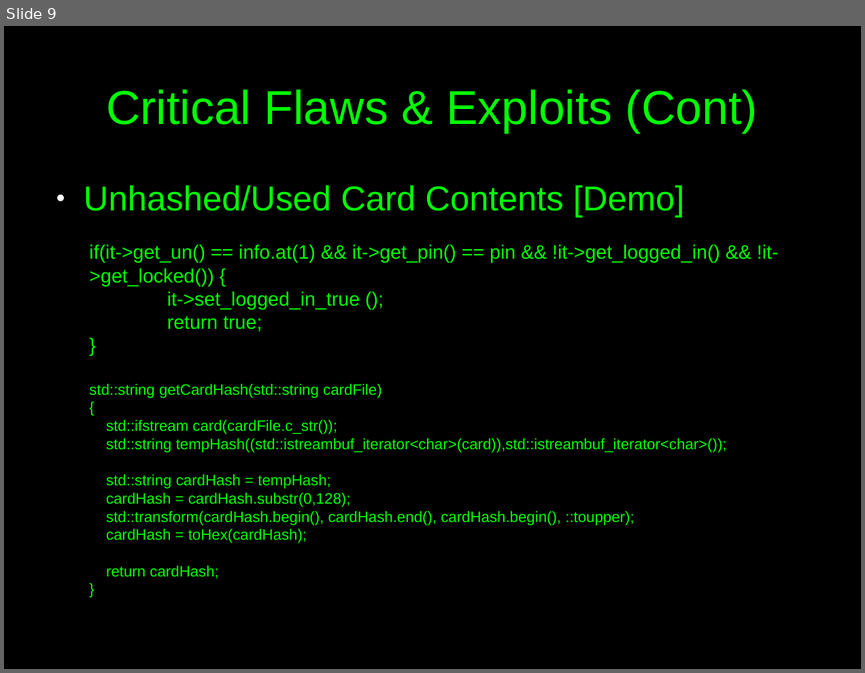
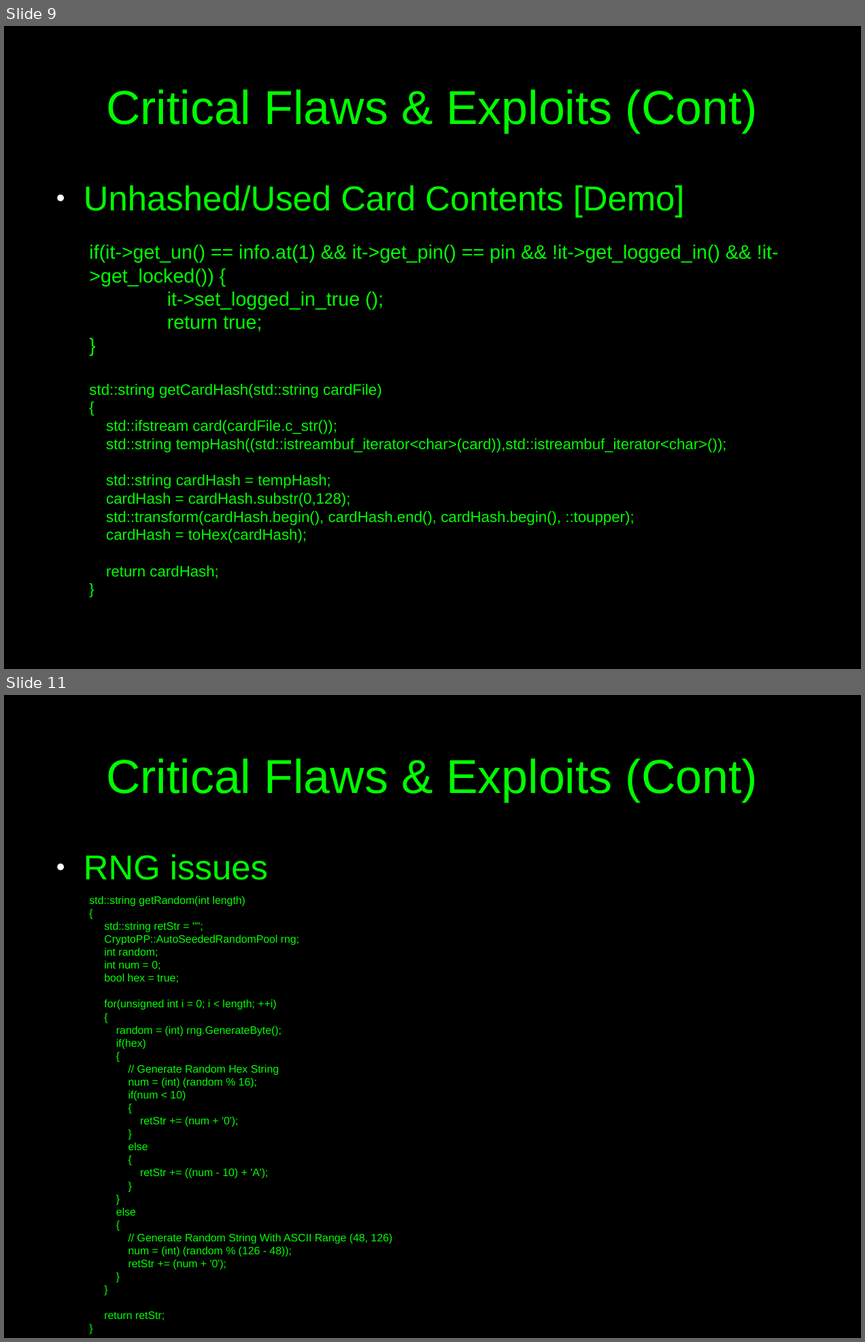
Before and after one commit to c00w/Crypto-Final-Project, a slide deck: Attack Presentation.odp. Shown one above the other, each under a label of ours: slide 9 before the commit, slides 9 and 11 after it; the slides between them are not shown. The pictures are 865x673 and 865x1342 pixels, drawn with LibreOffice and Linux fonts; fonts in the diff are those of the drawing. Boxes give left, top, right and bottom in pixels: in the first picture for what was removed or moved away, otherwise in the second. Text is boxed around its words. In the diff, an @@ line names an element or a change of style, - is before the commit and + after.

```diff
--- a/Attack Presentation.odp
+++ b/Attack Presentation.odp
@@ slide 11 added at (x1=4, y1=695, x2=861, y2=1338), background #000000 @@
@@ title added at (x1=106, y1=758, x2=757, y2=802), 44 pt, text #00FF00 @@
+Critical Flaws & Exploits (Cont)
@@ text added at (x1=84, y1=854, x2=268, y2=880), 32 pt, text #00FF00 @@
+● RNG issues
@@ text added at (x1=89, y1=896, x2=392, y2=1270), 10 pt, text #00FF00 @@
+std::string getRandom(int length)
+{
+std::string retStr = "";
+CryptoPP::AutoSeededRandomPool rng;
+int random;
+int num = 0;
+bool hex = true;
+for(unsigned int i = 0; i < length; ++i)
+{
+random = (int) rng.GenerateByte();
+if(hex)
+{
+// Generate Random Hex String
+num = (int) (random % 16);
+if(num < 10)
+{
+retStr += (num + '0');
+}
+else
+{
+retStr += ((num - 10) + 'A');
+}
+}
+else
+{
+// Generate Random String With ASCII Range (48, 126)
+num = (int) (random % (126 - 48));
+retStr += (num + '0');
+}
+}
+return retStr;
+}
```
Also in this commit, not shown: 1 slide changed, 1 other slide added, 1 slide removed, 2 other files.
